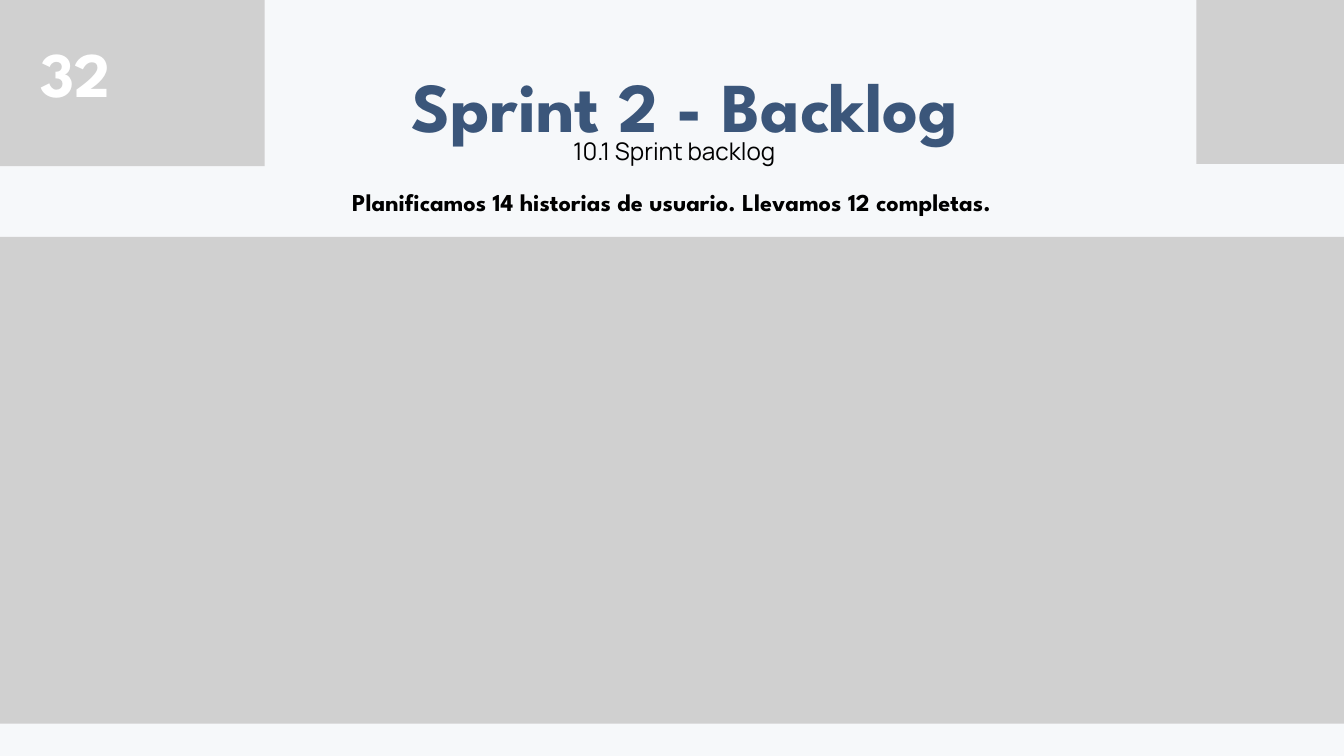
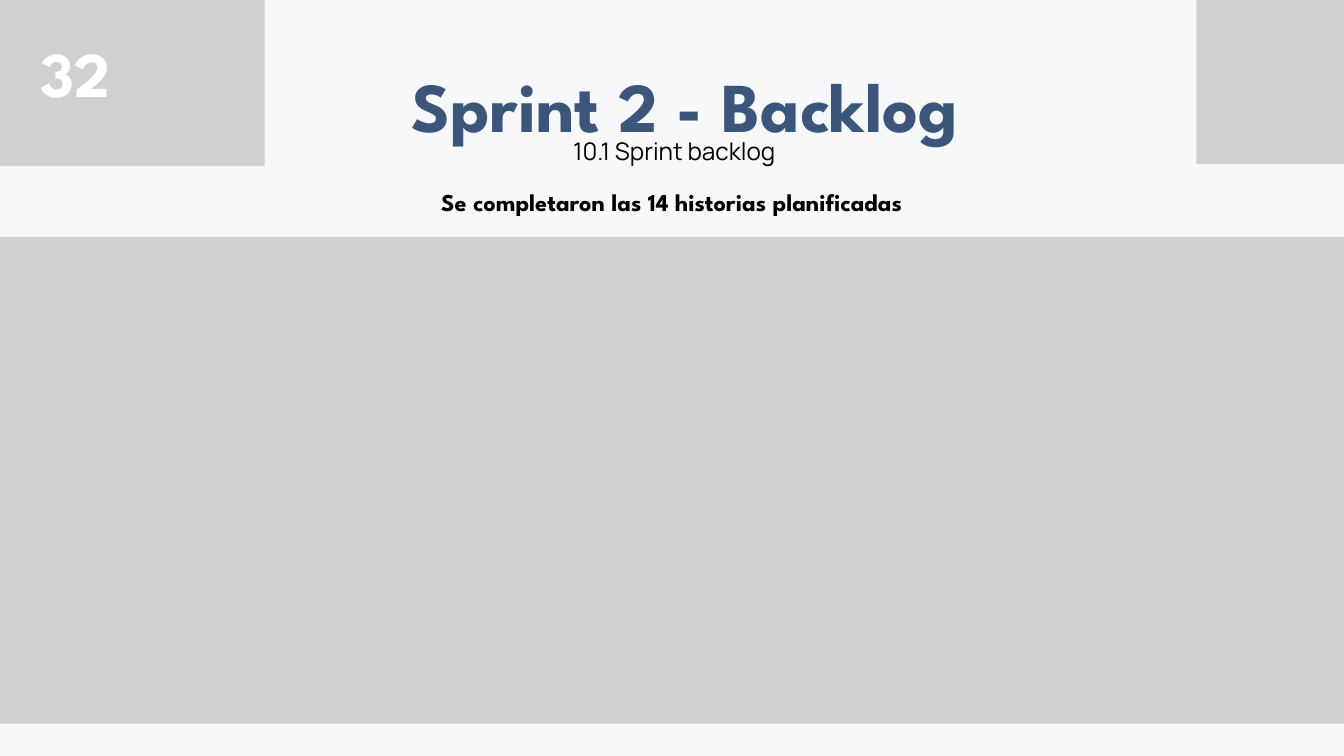
Before and after one commit to kesotof/Capstone_Equipo_6, a slide deck: slide 32 of Fase 2/Evidencias Proyecto/Presentacion Proyecto.pptx. Drawn at 1344x756 pixels with LibreOffice and Linux fonts; fonts in the diff are those of the drawing; grey boxes stand for pictures. Boxes give left, top, right and bottom in pixels: in the first picture for what was removed or moved away, otherwise in the second. Text is boxed around its words. In the diff, an @@ line names an element or a change of style, - is before the commit and + after.

```diff
--- a/Fase 2/Evidencias Proyecto/Presentacion Proyecto.pptx
+++ b/Fase 2/Evidencias Proyecto/Presentacion Proyecto.pptx
@@ text at (441, 194, 902, 216): text changed @@
-Planificamos 14 historias de usuario. Llevamos 12 completas.
+Se completaron las 14 historias planificadas
```
Also in this commit, not shown: 13 other slides changed, 11 slides added, 4 slides removed, 1 other file.
